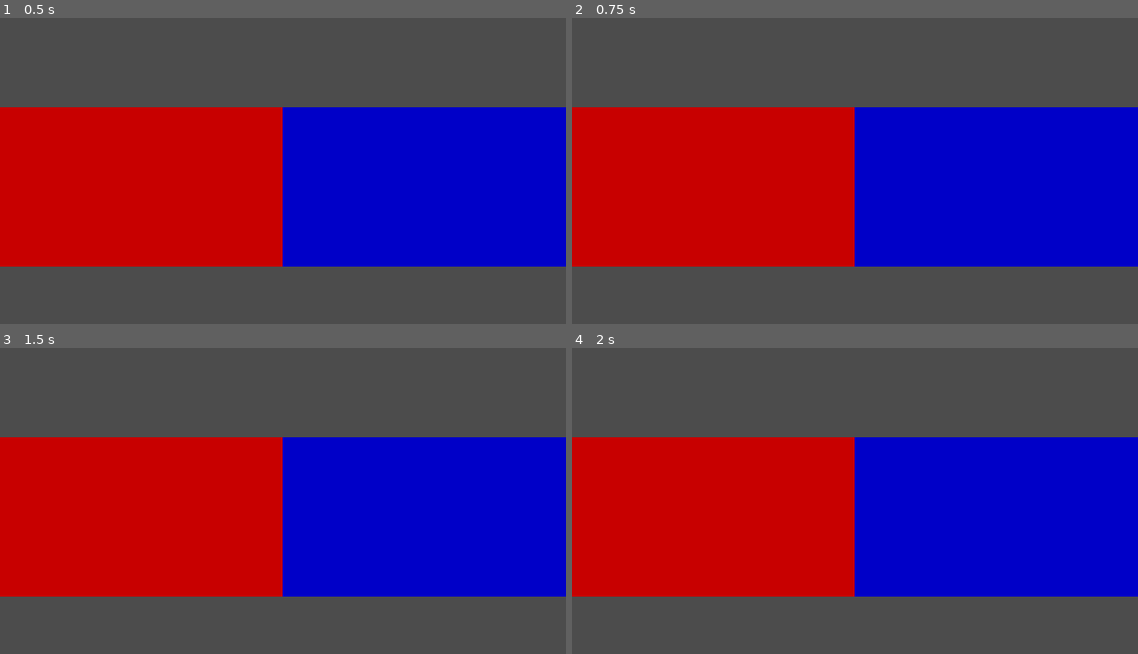
Above: before the commit, frames 1-4 (two rows, left to right).
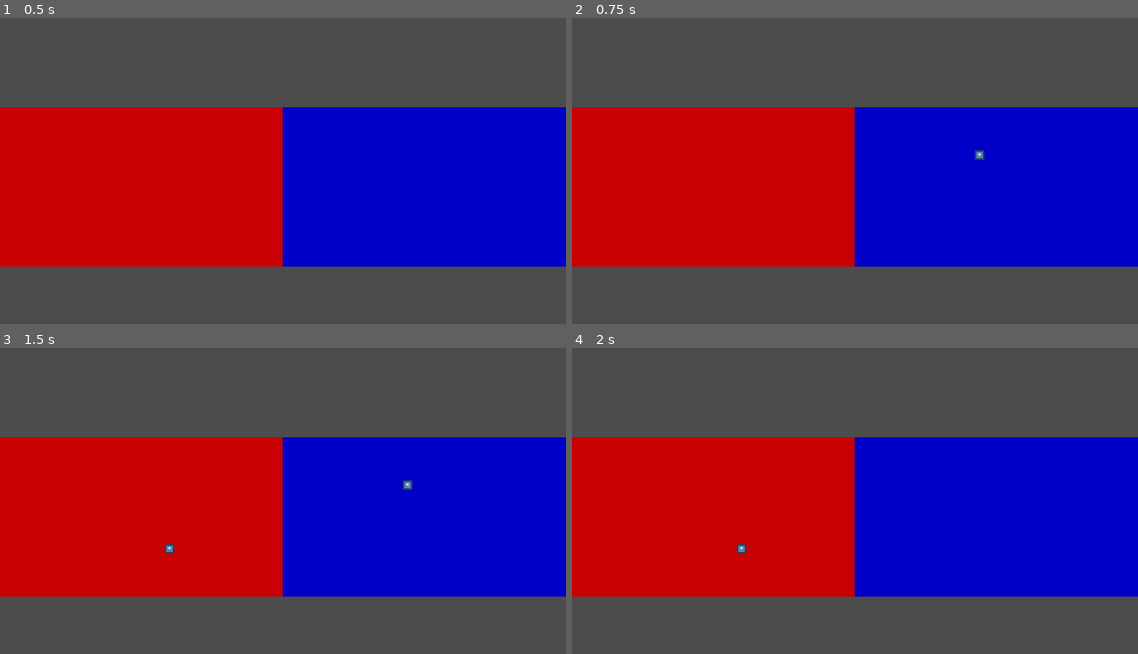
Above: after the commit, the same moments.

Repository: Keetz/ViewportSplit
Game: Godot game, scene res://Main.tscn
Two runs of this game, one before a commit and one after it. Both use one fixed random seed, a clock stepped at 60 frames per second and the inputs below. The engine's default icon, where the game draws it, is replaced by a stand-in: a white triangle on a blue panel in a dark square.
Inputs (mouse positions are in pixels of both pictures, inside the frame that each line leads up to):
- Up to frame 1 (0.5 s): no input
- Up to frame 2 (0.75 s): tap Enter at 0.5 s; move the mouse to (979, 155) at 0.52 s; click (979, 155) at 0.67 s
- Up to frame 3 (1.5 s): tap Space at 1.25 s; move the mouse to (169, 549) at 1.27 s; click (169, 549) at 1.42 s
- Up to frame 4 (2 s): no input

Frame 1 is identical in both runs. In frame 2, less than 0.1% of the frame differs, in the area x 71-73%, y 43-47%; in frame 3, 0.1%, in the area x 29-73%, y 43-68%; in frame 4, less than 0.1%.

Commit message:
Added input handling

Diff:
--- a/Game.gd
+++ b/Game.gd
@@ -4,6 +4,8 @@
 
 onready var top_screen = get_node("TopScreen")
 onready var bottom_screen = get_node("BottomScreen")
+
+onready var mouse_particles = get_node("CPUParticles2D")
 
 func _ready():
 	get_tree().get_root().connect("size_changed", self, "window_resize")
@@ -33,3 +35,20 @@
 
 	top_screen.position = top_pos
 	bottom_screen.position = bot_pos
+
+var pressed = false
+
+func _input(event):
+	if event is InputEventMouseButton and event.button_index == BUTTON_LEFT:
+		pressed = event.pressed
+
+		if event.pressed:
+			mouse_particles.set_position(event.position)
+			mouse_particles.set_emitting(true)
+
+		else:
+			mouse_particles.set_emitting(false)
+
+	if event is InputEventMouseMotion:
+		if pressed:
+			mouse_particles.set_position(event.position)
--- a/Game.tscn
+++ b/Game.tscn
@@ -13,6 +13,7 @@
 flag_disable_z = true
 spread = 0.0
 gravity = Vector3( 0, -1000, 0 )
+angular_velocity = 4.55688e-41
 orbit_velocity = 0.0
 orbit_velocity_random = 0.0
 
@@ -20,7 +21,6 @@
 script = ExtResource( 1 )
 
 [node name="TopScreen" type="Node2D" parent="."]
-editor/display_folded = true
 position = Vector2( 960, 540 )
 
 [node name="TopGamePart" type="Panel" parent="TopScreen"]
@@ -31,7 +31,6 @@
 custom_styles/panel = SubResource( 1 )
 
 [node name="BottomScreen" type="Node2D" parent="."]
-editor/display_folded = true
 position = Vector2( 960, 1620 )
 
 [node name="BottomGamePart" type="Panel" parent="BottomScreen"]
@@ -47,3 +46,12 @@
 visibility_rect = Rect2( -1500, -1500, 3000, 3000 )
 process_material = SubResource( 3 )
 texture = ExtResource( 2 )
+
+[node name="CPUParticles2D" type="CPUParticles2D" parent="."]
+emitting = false
+amount = 100
+local_coords = false
+texture = ExtResource( 2 )
+spread = 0.0
+gravity = Vector2( 0, 0 )
+initial_velocity = 0.0
--- a/Main.gd
+++ b/Main.gd
@@ -26,3 +26,29 @@
 	viewport.size = new_size
 
 	texture_top.rect_position.x = new_size.x / 2
+
+func _input(event):
+	if event is InputEventMouseMotion or event is InputEventMouseButton:
+		var input_offset = Transform2D(0, Vector2(-event.position.x, -event.position.y)) # Always (0, 0)
+
+		# Top Screen
+		if event.position.x >= viewport.size.x / 2 and event.position.y < viewport.size.y:
+			var offset_x = event.position.x - viewport.size.x
+			var offset_y = -event.position.y / 2
+
+			input_offset = Transform2D(0, Vector2(offset_x, offset_y))
+
+		# Bottom Screen
+		elif event.position.x < viewport.size.x / 2 and event.position.y < viewport.size.y:
+			var offset_x = event.position.x
+			var offset_y = viewport.size.y / 2 * (1 - event.position.y / viewport.size.y)
+
+			input_offset = Transform2D(0, Vector2(offset_x, offset_y))
+
+		viewport.input(event.xformed_by(input_offset))
+
+	else:
+		viewport.input(event)
+
+func _unhandled_input(event):
+	viewport.unhandled_input(event)
--- a/Node.gd
+++ b/Node.gd
@@ -21,6 +21,9 @@
 	handle_size_changed()
 #
 func handle_size_changed():
+	# Tell root Viewport not to render
+	get_viewport().set_attach_to_screen_rect(Rect2())
+
 	# Modify size becuase of the layout of the physical device
 	# current_size is the size of each viewport in window coordinates
 	var current_size = OS.get_window_size()
--- a/Node.tscn
+++ b/Node.tscn
@@ -12,7 +12,6 @@
 render_direct_to_screen = true
 
 [node name="Camera2D" type="Camera2D" parent="Bottom"]
-position = Vector2( 100, 100 )
 anchor_mode = 0
 current = true
 
